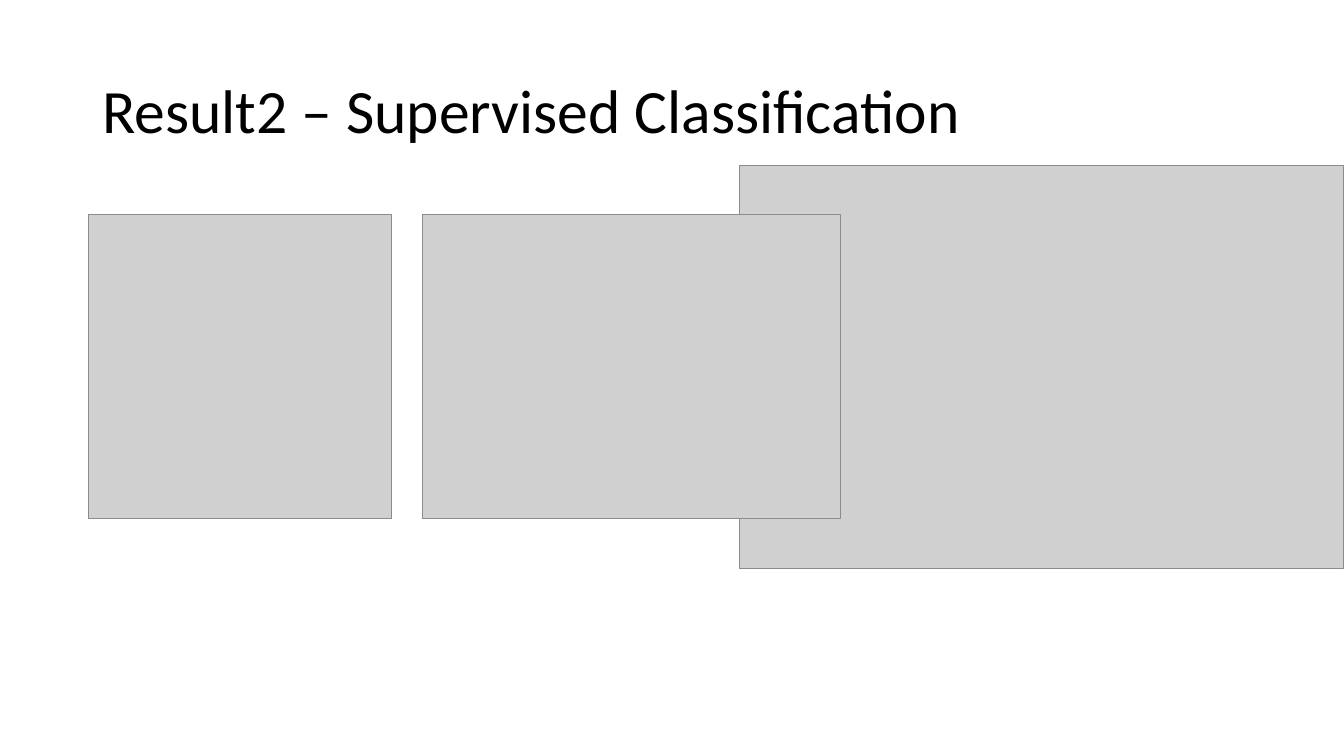
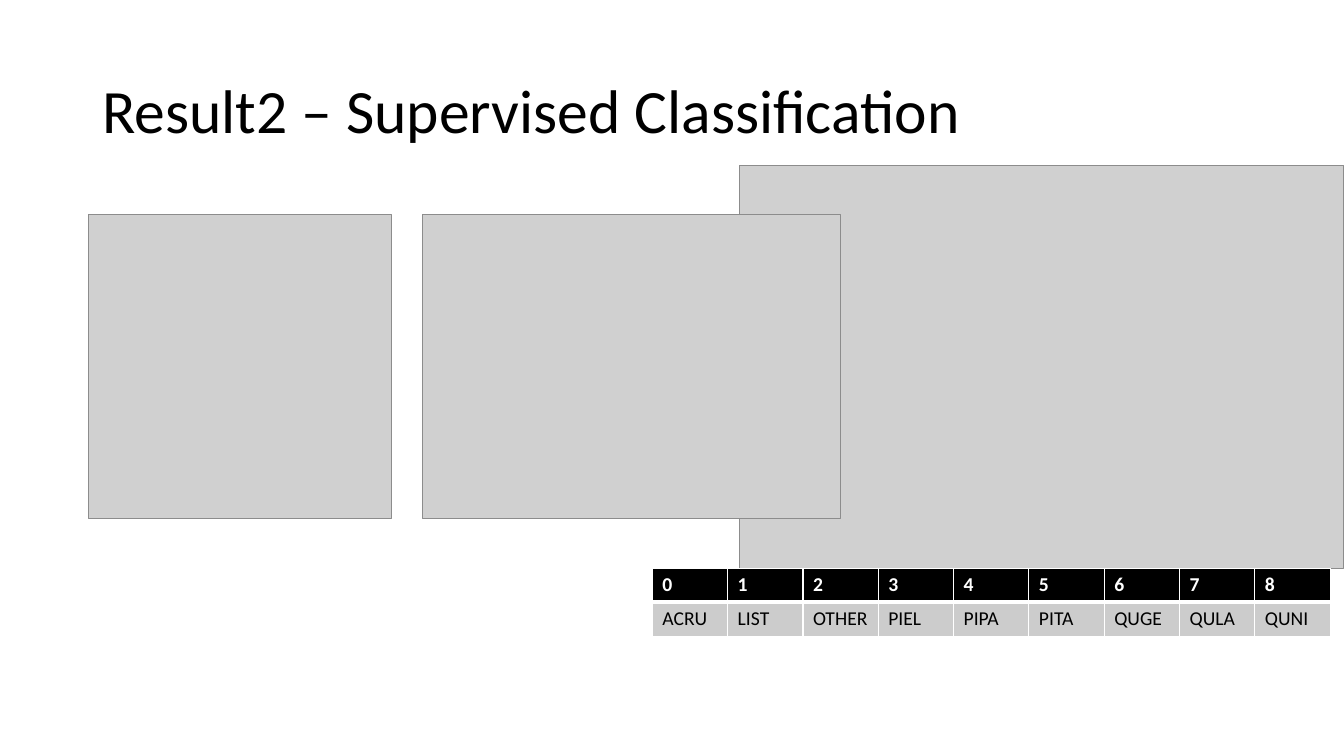
Before and after one commit to zhiqiyu/Plant-Identification-with-NEON-Remote-Sensing-Data, a slide deck: slide 11 of final-zyu.pptx. Drawn at 1344x756 pixels with LibreOffice and Linux fonts; fonts in the diff are those of the drawing; grey boxes stand for pictures. Boxes give left, top, right and bottom in pixels: in the first picture for what was removed or moved away, otherwise in the second. Text is boxed around its words. In the diff, an @@ line names an element or a change of style, - is before the commit and + after.

```diff
--- a/final-zyu.pptx
+++ b/final-zyu.pptx
@@ table added at <box>652,569,1333,636</box>, 2 rows, 9 columns @@
+0 | 1 | 2 | 3 | 4 | 5 | 6 | 7 | 8
+ACRU | LIST | OTHER | PIEL | PIPA | PITA | QUGE | QULA | QUNI
```
Also in this commit, not shown: 5 other slides changed, 2 other files.
